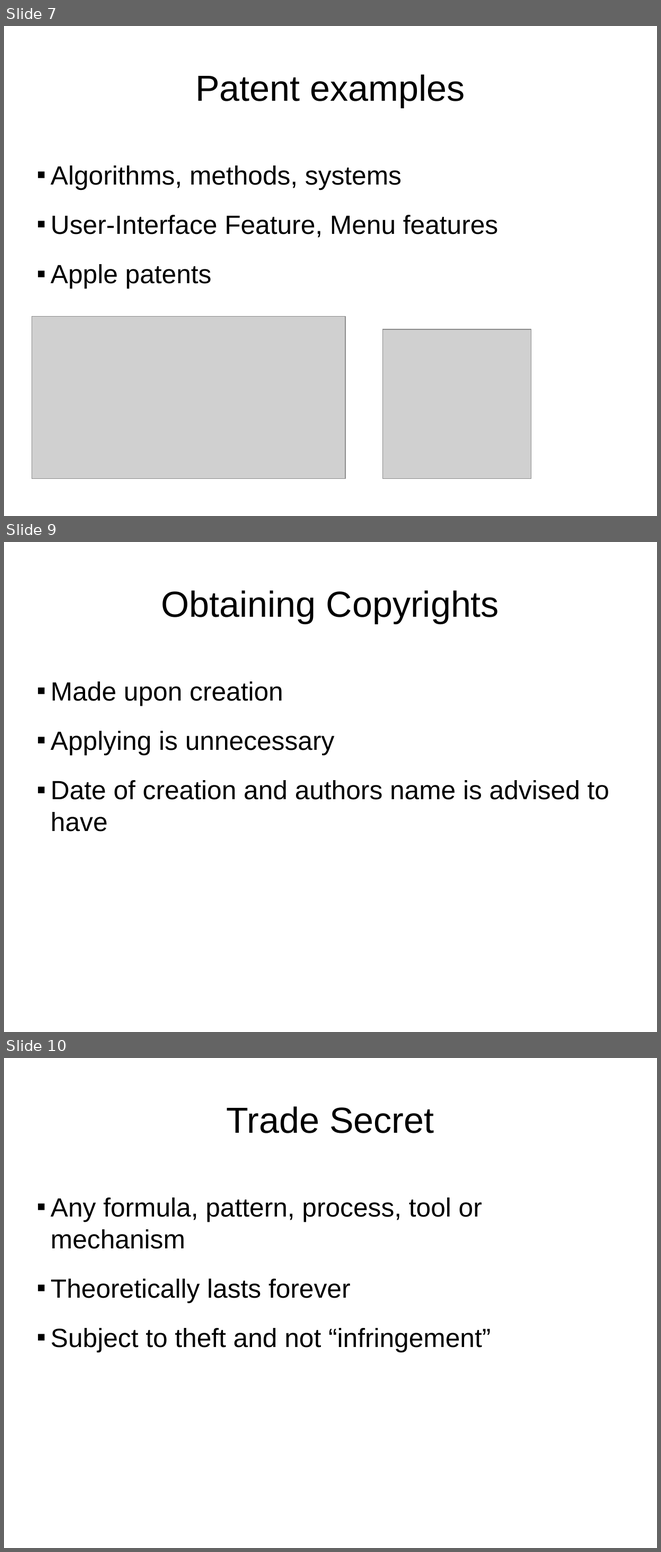
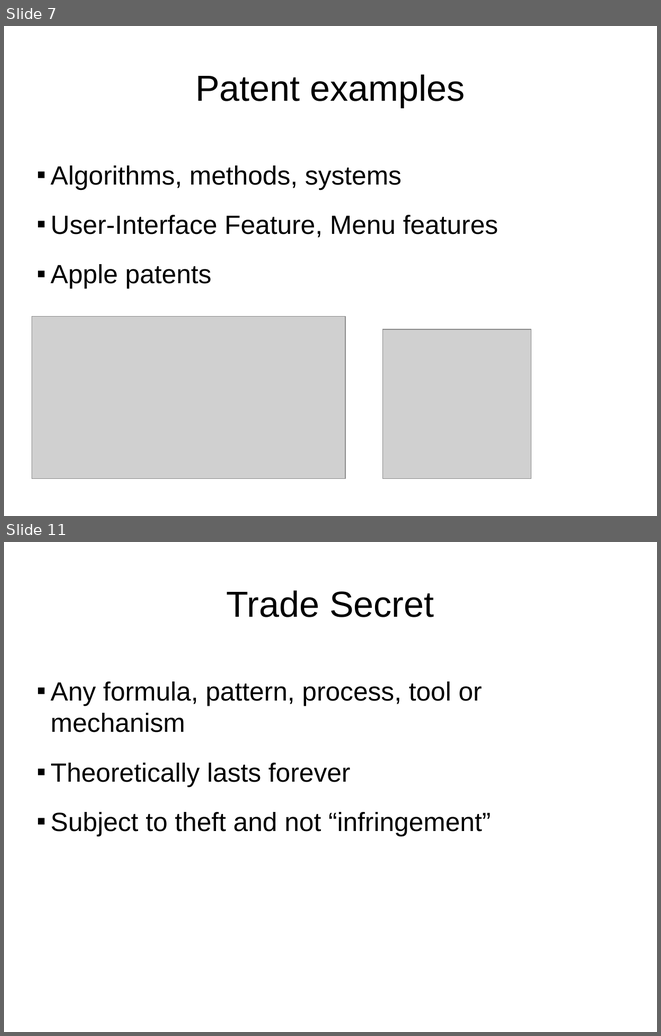
Before and after one commit to Matzkee/TeamProject, a slide deck: Documents/Team G - Intellectual Property in Software.pptx. Shown one above the other, each under a label of ours: slides 7, 9 and 10 before the commit, slides 7 and 11 after it; the slides between them are not shown. The pictures are 661x1552 and 661x1036 pixels, drawn with LibreOffice and Linux fonts; fonts in the diff are those of the drawing; grey boxes stand for pictures; background and template pictures are left out. Boxes give left, top, right and bottom in pixels: in the first picture for what was removed or moved away, otherwise in the second. Text is boxed around its words. In the diff, an @@ line names an element or a change of style, - is before the commit and + after.

```diff
--- a/Documents/Team G - Intellectual Property in Software.pptx
+++ b/Documents/Team G - Intellectual Property in Software.pptx
@@ slide 9 removed at [4,542,657,1032], background picture (left out) @@
@@ text removed at [161,590,499,623] @@
-Obtaining Copyrights
@@ text removed at [51,681,609,831] @@
-▪ Made upon creation
-▪ Applying is unnecessary
-▪ Date of creation and authors name is advised to have
@@ what was slide 10 is now slide 11 @@
```
Also in this commit, not shown: 3 slides added, 1 other slide removed.
